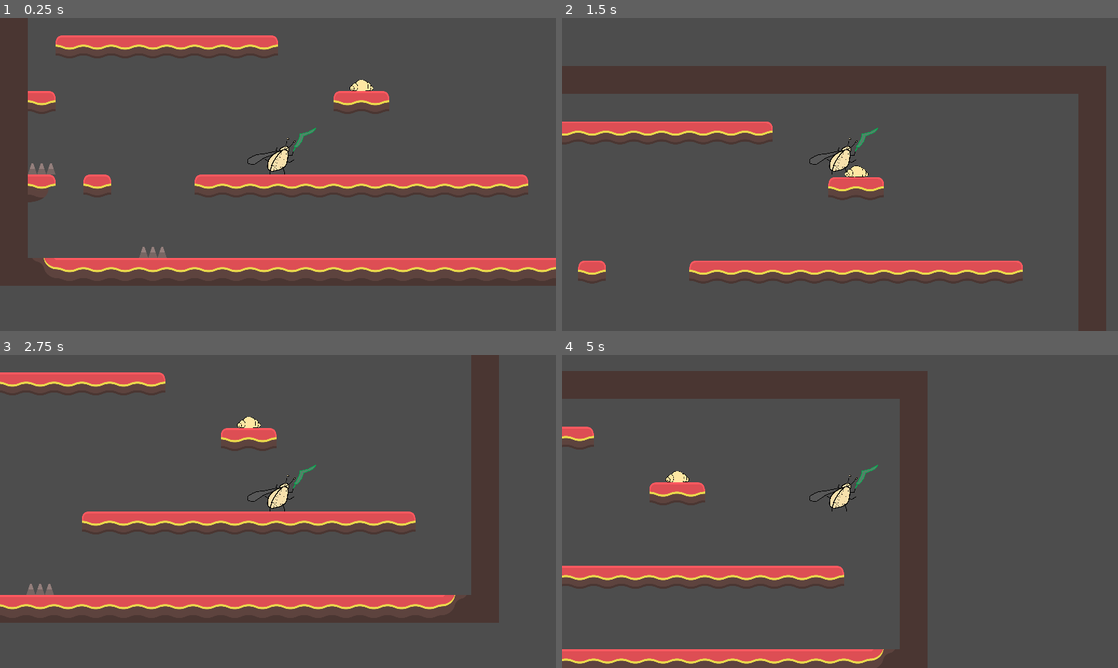
Above: before the commit, frames 1-4 (two rows, left to right).
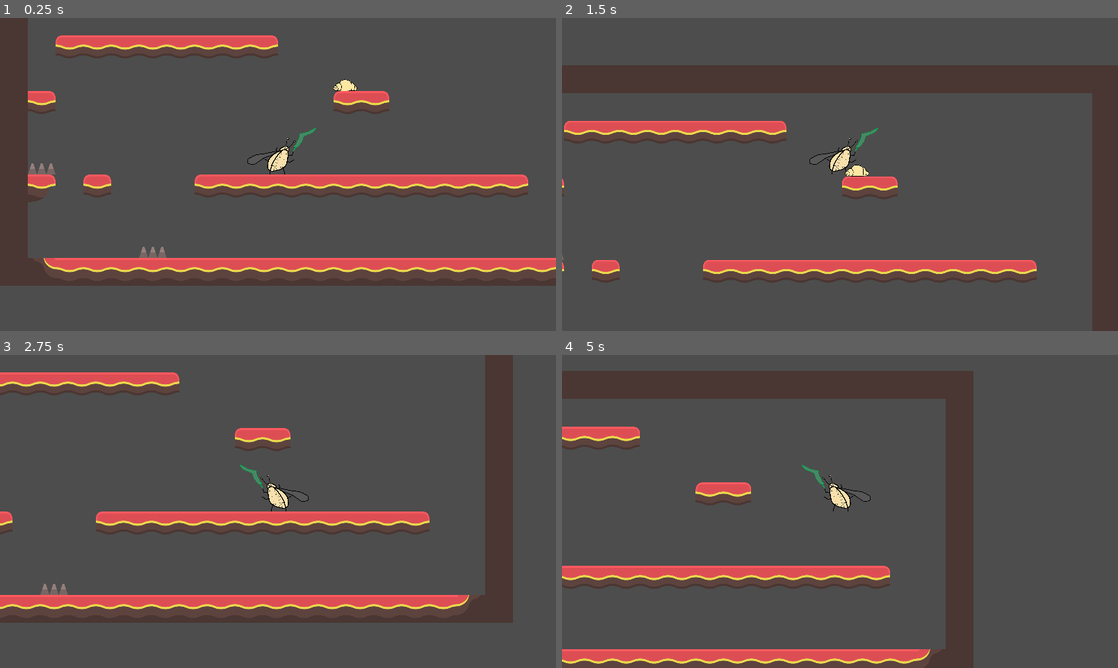
Above: after the commit, the same moments.

Repository: Deimos-94/Sewage-Bug
Game: Godot game, scene res://TestArea.tscn
Same seed, same stepped clock (60 frames per second), same inputs: the game is played once before the commit and once after it.
Inputs:
- Up to frame 1 (0.25 s): no input
- Up to frame 2 (1.5 s): hold D (Right) from 0.53 s (still down); tap Space (Jump) at 0.77 s
- Up to frame 3 (2.75 s): tap Space (Jump) at 1.52 s; release D (Right) at 2.03 s; hold A (Left) from 2.03 s (still down)
- Up to frame 4 (5 s): release A (Left) at 2.78 s; hold D (Right) 2.78-4.28 s; tap Space (Jump) at 3.02, 3.77, 4.52 s; hold A (Left) from 4.28 s (still down)

The runs differ from the first frame. In frame 1, 0.2% of the frame differs, in the area x 60-68%, y 19-24%; in frame 2, 7.3%; in frame 3, 8.3%; in frame 4, 13%, in the area x 0-74%, y 5-100%.

Commit message:
Enemy and player interaction & AI
Player and enemy change the direction they are looking at to be appropriate.

Maggots move forward and turn around at ledges TODO: walls

An active sword hitting a moggot will hurt it. TODO: Sword swing

Diff:
--- a/Maggot.gd
+++ b/Maggot.gd
@@ -1,22 +1,35 @@
 extends CharacterBody2D
-class_name Enemy
+class_name Maggot
 
 
 const SPEED = 300.0
-var direction = 0
 var health = 1
+var is_moving_left = 1
 
 # Get the gravity from the project settings to be synced with RigidBody nodes.
 var gravity = ProjectSettings.get_setting("physics/2d/default_gravity")
 
+func detect_ledge():
+	if not $RayCast2D.is_colliding() and is_on_floor():
+		is_moving_left = !is_moving_left
+		scale.x = -scale.x
+
+func move():
+	if is_moving_left:
+		velocity.x = move_toward(velocity.x, -SPEED, SPEED)
+	else:
+		velocity.x = move_toward(velocity.x, SPEED, SPEED)
+
 func takeDamage():
-	pass
+	health -= 1
+	if health <= 0:
+		queue_free()
 
 func _physics_process(delta):
 	# Add the gravity.
 	if not is_on_floor():
 		velocity.y += gravity * delta
 
-	velocity.x = move_toward(velocity.x, direction, SPEED)
-
+	detect_ledge()
+	move()
 	move_and_slide()
--- a/Maggot.tscn
+++ b/Maggot.tscn
@@ -17,3 +17,6 @@
 position = Vector2(-4, -22)
 scale = Vector2(0.1, 0.1)
 texture = ExtResource("2_u0s04")
+
+[node name="RayCast2D" type="RayCast2D" parent="."]
+position = Vector2(-50, -46)
--- a/ScriptPlayer.gd
+++ b/ScriptPlayer.gd
@@ -15,9 +15,31 @@
 var hasDoubleJump = 1
 var canDoubleJump = 0
 var weaponSelect = 0
+var direction # -1 (left) to 1 (right)
+var is_going_right = true
 
-
-
+# The character is facing the momentum. In the air character is facing last pressed button
+func updateDirection():
+	if is_on_floor():
+		if is_going_right:
+			if direction < 0:
+				if velocity.x < 0:
+					scale.x = -1
+					is_going_right = false
+		else:
+			if direction > 0:
+				if velocity.x > 0:
+					scale.x = -1
+					is_going_right = true
+	else:
+		if is_going_right:
+			if direction < 0:
+				scale.x = -1
+				is_going_right = false
+		else:
+			if direction > 0:
+				scale.x = -1
+				is_going_right = true
 
 func _physics_process(delta):
 	# Add the gravity.
@@ -49,7 +71,7 @@
 	# Get the input direction and handle the movement/deceleration.
 	# Accelerating based movement.
 	# Weird behavior: moving opposite of momentum makes moving more slippery than not mmoving
-	var direction = Input.get_axis("Left", "Right")
+	direction = Input.get_axis("Left", "Right")
 	if direction:
 		#velocity.x = direction * SPEED
 		velocity.x = move_toward(velocity.x, direction * SPEED, 40)
@@ -57,3 +79,4 @@
 		velocity.x = move_toward(velocity.x, 0, 40)
 
 	move_and_slide()
+	updateDirection()
--- a/weapon.gd
+++ b/weapon.gd
@@ -9,5 +9,5 @@
 
 
 func _on_area_2d_body_entered(body):
-	if body is Enemy:
+	if body is Maggot:
 		body.takeDamage()
--- a/weapon.tscn
+++ b/weapon.tscn
@@ -17,8 +17,6 @@
 offset = Vector2(238, -252)
 
 [node name="Area2D" type="Area2D" parent="."]
-collision_layer = 2
-collision_mask = 0
 
 [node name="CollisionShape2D" type="CollisionShape2D" parent="Area2D"]
 position = Vector2(60, -71)
